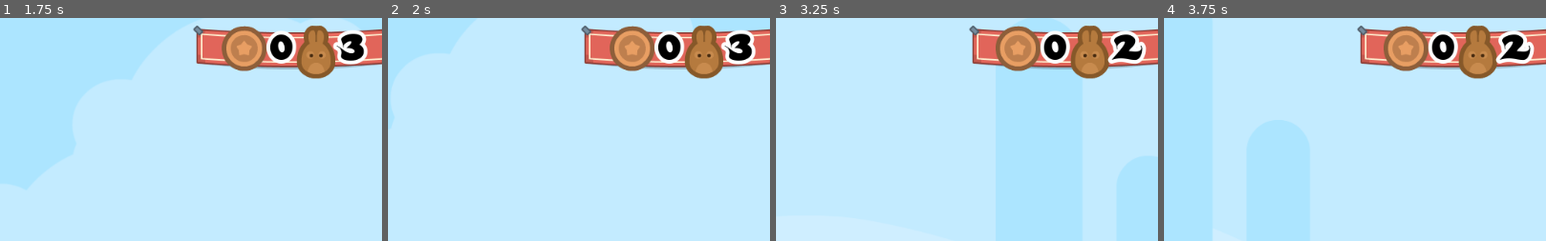
Above: before the commit, frames 1-4 (left to right).
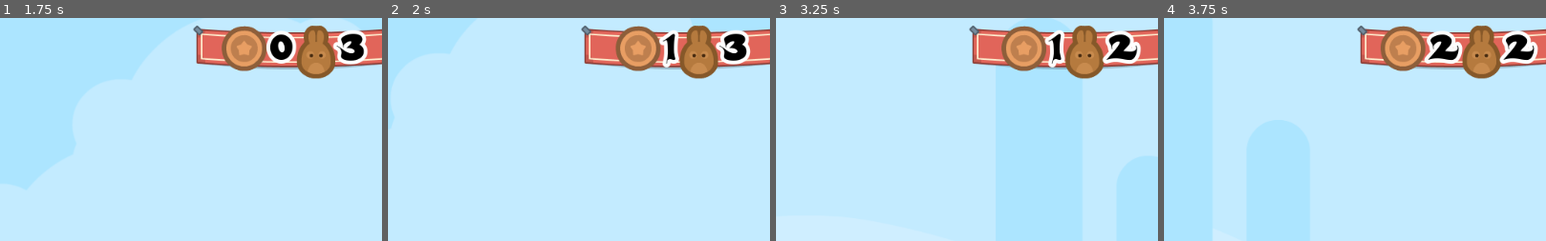
Above: after the commit, the same moments.

Repository: KennedyMungai/SimplePlatformer
Game: Godot game, scene res://Scenes/Levels/Level1.tscn
Same seed, same stepped clock (60 frames per second), same inputs: the game is played once before the commit and once after it.
Inputs:
- Up to frame 1 (1.75 s): hold D (right) from 0.53 s (still down); tap W (jump) at 0.77, 1.52 s
- Up to frame 2 (2 s): keep holding D (right)
- Up to frame 3 (3.25 s): release D (right) at 2.03 s; hold A (left) 2.03-2.78 s; hold D (right) from 2.78 s (still down); tap W (jump) at 3.02 s
- Up to frame 4 (3.75 s): keep holding D (right)
The pictures show only the part of the screen within x 47-97%, y 1-51%; the shares and areas given below are measured in that part.

Frame 1 is identical in both runs. In frame 2, 4.4% of the frame differs, in the area x 58-97%, y 3-28%; in frame 3, 4.4%; in frame 4, 3.4%.

Commit message:
Added the update_coins functuion to the GUI script

Diff:
--- a/Scripts/GUI.gd
+++ b/Scripts/GUI.gd
@@ -7,3 +7,7 @@
 
 func update_lives(lives_left) -> void:
 	$Control/TextureRect/HBoxContainer/LivesDisplay.text = str(lives_left);
+
+
+func update_coins(coins) -> void:
+	$Control/TextureRect/HBoxContainer/CoinsDisplay.text = str(coins);
